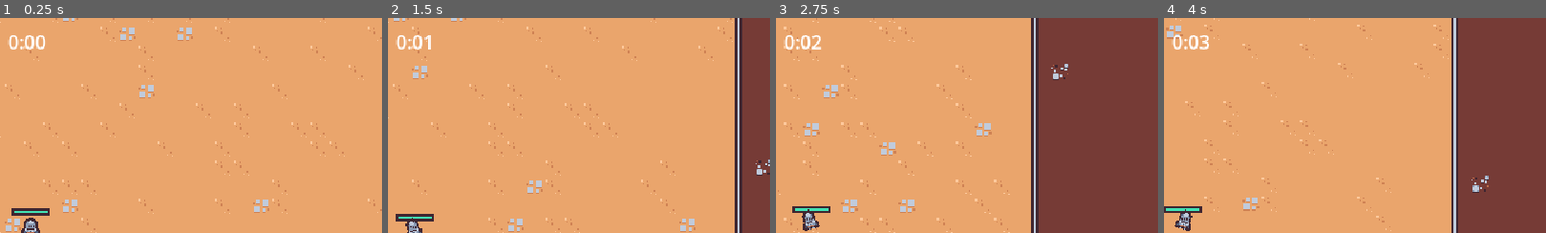
Above: before the commit, frames 1-4 (left to right).
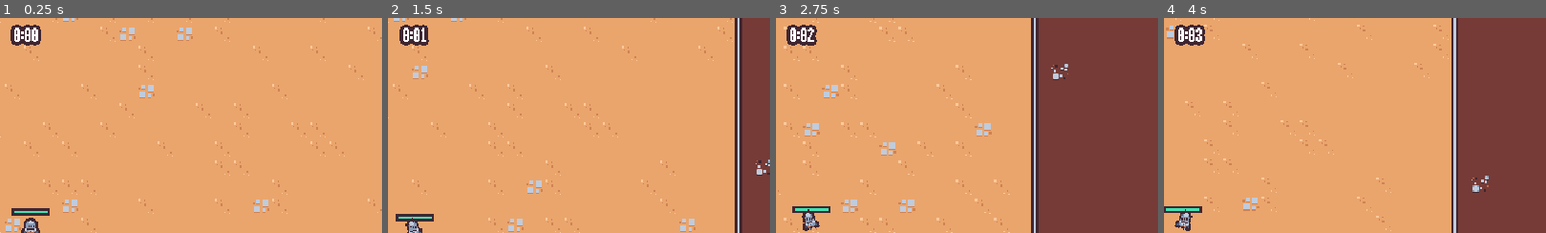
Above: after the commit, the same moments.

Repository: tes-b/godot_survival_totorial
Game: Godot game, scene res://scenes/main/main.tscn
Two runs of this game, one before a commit and one after it. Both use one fixed random seed, a clock stepped at 60 frames per second and the inputs below.
Inputs (mouse positions are % of the whole screen's width and height, from its top left):
- Up to frame 1 (0.25 s): no input
- Up to frame 2 (1.5 s): move the mouse to (72, 45) at 0.52 s; press the mouse at (72, 45) at 0.53 s; hold D (move_right) 0.53-1.28 s; move the mouse to (30, 55) at 1.27 s; release the mouse at (30, 55) at 1.28 s; hold S (move_down) from 1.28 s (still down); click (30, 55) at 1.35 s
- Up to frame 3 (2.75 s): move the mouse to (60, 28) at 2.02 s; release S (move_down) at 2.03 s; press the mouse at (60, 28) at 2.03 s; hold D (move_right) from 2.03 s (still down)
- Up to frame 4 (4 s): move the mouse to (45, 70) at 2.77 s; release D (move_right) at 2.78 s; release the mouse at (45, 70) at 2.78 s; hold W (move_up) 2.78-3.53 s; click (45, 70) at 2.85 s; move the mouse to (80, 65) at 3.52 s; press the mouse at (80, 65) at 3.53 s; hold A (move_left) from 3.53 s (still down)
The pictures show only the part of the screen within x 46-96%, y 0-50%; the shares and areas given below are measured in that part.

The runs differ from the first frame. In frame 1, 0.8% of the frame differs, in the area x 2-12%, y 3-15%; in frame 2, 0.8%; in frame 3, 0.9%; in frame 4, 0.9%.

Commit message:
add theme and font

Diff:
--- a/project.godot
+++ b/project.godot
@@ -37,6 +37,10 @@
 entities_layer=""
 foreground_layer=""
 player=""
+
+[gui]
+
+theme/custom="res://resources/theme/theme.tres"
 
 [input]
 
--- /dev/null
+++ b/resources/theme/theme.tres
@@ -0,0 +1,7 @@
+[gd_resource type="Theme" load_steps=2 format=3 uid="uid://bf16ovvmrxj1x"]
+
+[ext_resource type="FontFile" uid="uid://chk6gghrrpgnk" path="res://resources/theme/Rockboxcond12.ttf" id="1_p6v70"]
+
+[resource]
+default_font = ExtResource("1_p6v70")
+default_font_size = 16
--- a/scenes/game_object/wizard_enemy/wizard_enemy.tscn
+++ b/scenes/game_object/wizard_enemy/wizard_enemy.tscn
@@ -7,6 +7,57 @@
 [ext_resource type="Texture2D" uid="uid://c1mp3dhktj6at" path="res://scenes/game_object/wizard_enemy/wizard_enemy.png" id="3_rmju4"]
 [ext_resource type="PackedScene" uid="uid://b67ch5e06llvl" path="res://scenes/component/hurt_box_component.tscn" id="4_1sqjg"]
 [ext_resource type="PackedScene" uid="uid://dpqjxrrtmba7j" path="res://scenes/component/vial_drop_component.tscn" id="4_wi056"]
+
+[sub_resource type="Animation" id="Animation_i310d"]
+length = 0.4
+step = 0.05
+tracks/0/type = "value"
+tracks/0/imported = false
+tracks/0/enabled = true
+tracks/0/path = NodePath("Visuals/Sprite2D:position")
+tracks/0/interp = 1
+tracks/0/loop_wrap = true
+tracks/0/keys = {
+"times": PackedFloat32Array(0),
+"transitions": PackedFloat32Array(1),
+"update": 0,
+"values": [Vector2(0, 0)]
+}
+tracks/1/type = "value"
+tracks/1/imported = false
+tracks/1/enabled = true
+tracks/1/path = NodePath("Visuals/Sprite2D:rotation")
+tracks/1/interp = 1
+tracks/1/loop_wrap = true
+tracks/1/keys = {
+"times": PackedFloat32Array(0),
+"transitions": PackedFloat32Array(1),
+"update": 0,
+"values": [0.0]
+}
+tracks/2/type = "value"
+tracks/2/imported = false
+tracks/2/enabled = true
+tracks/2/path = NodePath("Visuals/Sprite2D:scale")
+tracks/2/interp = 1
+tracks/2/loop_wrap = true
+tracks/2/keys = {
+"times": PackedFloat32Array(0),
+"transitions": PackedFloat32Array(1),
+"update": 0,
+"values": [Vector2(1, 1)]
+}
+tracks/3/type = "method"
+tracks/3/imported = false
+tracks/3/enabled = true
+tracks/3/path = NodePath(".")
+tracks/3/interp = 1
+tracks/3/loop_wrap = true
+tracks/3/keys = {
+"times": PackedFloat32Array(),
+"transitions": PackedFloat32Array(),
+"values": []
+}
 
 [sub_resource type="Animation" id="Animation_v352m"]
 resource_name = "walk"
@@ -67,57 +118,6 @@
 }]
 }
 
-[sub_resource type="Animation" id="Animation_i310d"]
-length = 0.4
-step = 0.05
-tracks/0/type = "value"
-tracks/0/imported = false
-tracks/0/enabled = true
-tracks/0/path = NodePath("Visuals/Sprite2D:position")
-tracks/0/interp = 1
-tracks/0/loop_wrap = true
-tracks/0/keys = {
-"times": PackedFloat32Array(0),
-"transitions": PackedFloat32Array(1),
-"update": 0,
-"values": [Vector2(0, 0)]
-}
-tracks/1/type = "value"
-tracks/1/imported = false
-tracks/1/enabled = true
-tracks/1/path = NodePath("Visuals/Sprite2D:rotation")
-tracks/1/interp = 1
-tracks/1/loop_wrap = true
-tracks/1/keys = {
-"times": PackedFloat32Array(0),
-"transitions": PackedFloat32Array(1),
-"update": 0,
-"values": [0.0]
-}
-tracks/2/type = "value"
-tracks/2/imported = false
-tracks/2/enabled = true
-tracks/2/path = NodePath("Visuals/Sprite2D:scale")
-tracks/2/interp = 1
-tracks/2/loop_wrap = true
-tracks/2/keys = {
-"times": PackedFloat32Array(0),
-"transitions": PackedFloat32Array(1),
-"update": 0,
-"values": [Vector2(1, 1)]
-}
-tracks/3/type = "method"
-tracks/3/imported = false
-tracks/3/enabled = true
-tracks/3/path = NodePath(".")
-tracks/3/interp = 1
-tracks/3/loop_wrap = true
-tracks/3/keys = {
-"times": PackedFloat32Array(),
-"transitions": PackedFloat32Array(),
-"values": []
-}
-
 [sub_resource type="AnimationLibrary" id="AnimationLibrary_q5w14"]
 _data = {
 "RESET": SubResource("Animation_i310d"),
--- a/scenes/ui/arena_time_ui.tscn
+++ b/scenes/ui/arena_time_ui.tscn
@@ -19,5 +19,7 @@
 layout_mode = 2
 size_flags_horizontal = 4
 size_flags_vertical = 0
+theme_override_colors/font_outline_color = Color(0.247059, 0.14902, 0.192157, 1)
+theme_override_constants/outline_size = 10
 text = "Text
 "
Binary file added: resources/theme/Rockboxcond12.ttf
Not shown, added: resources/theme/Rockboxcond12.ttf.import
